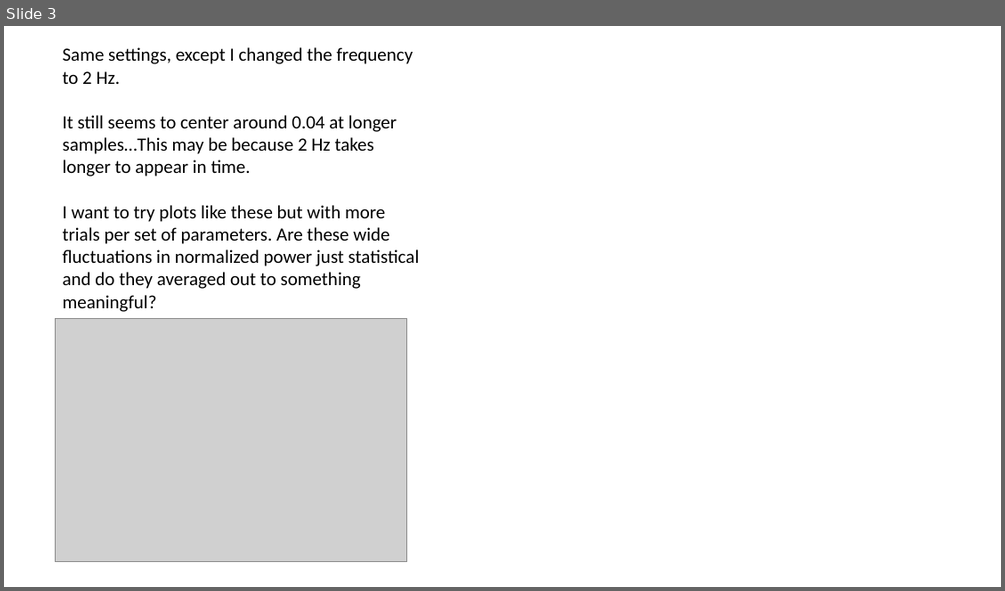
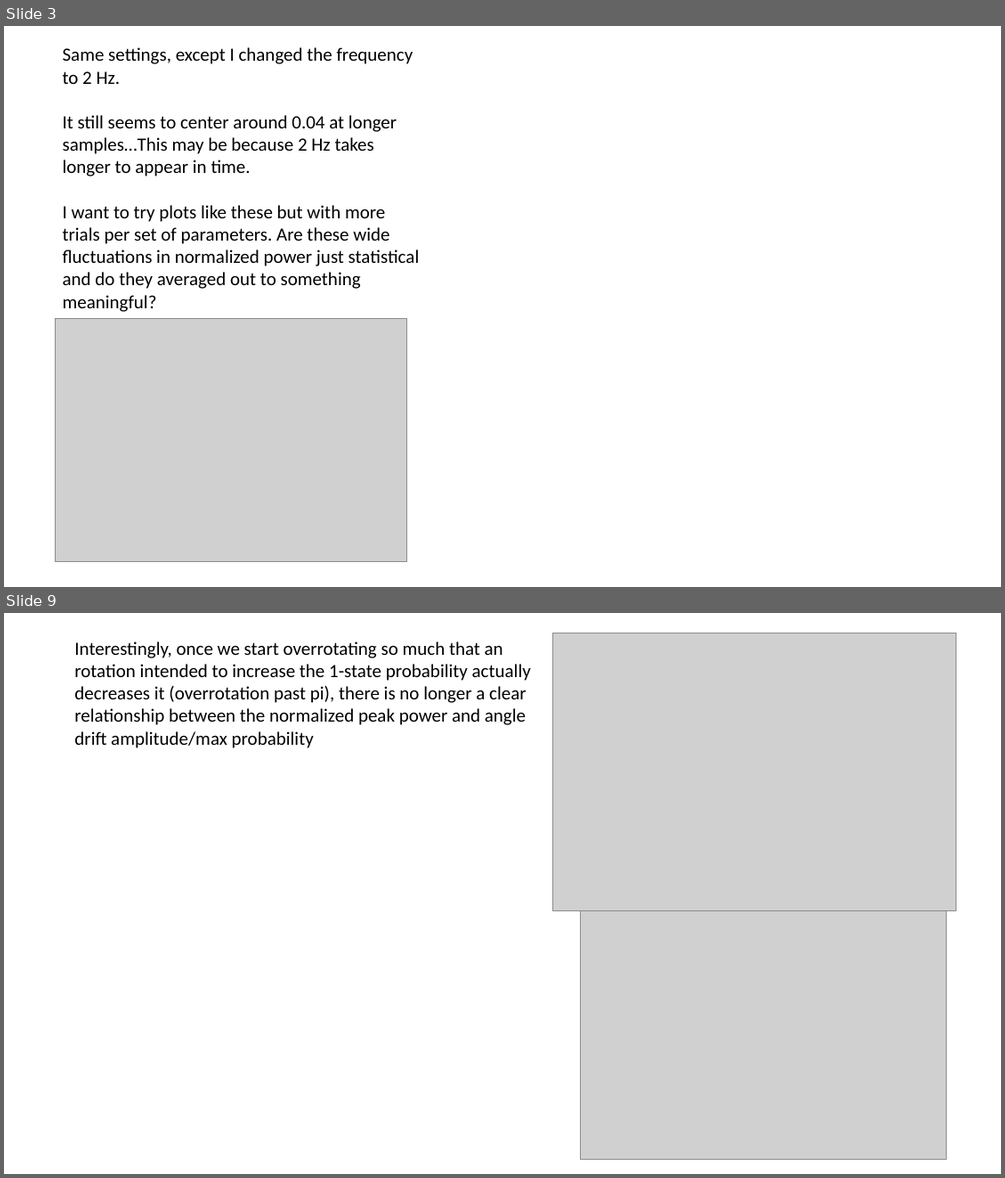
Before and after one commit to garretts-hub/GST_Work, a slide deck: Defining power.pptx. Shown one above the other, each under a label of ours: slide 3 before the commit, slides 3 and 9 after it; the slides between them are not shown. The pictures are 1005x591 and 1005x1178 pixels, drawn with LibreOffice and Linux fonts; fonts in the diff are those of the drawing; grey boxes stand for pictures. Boxes give left, top, right and bottom in pixels: in the first picture for what was removed or moved away, otherwise in the second. Text is boxed around its words. In the diff, an @@ line names an element or a change of style, - is before the commit and + after.

Commit message:
Mathematically relating power and prob

```diff
--- a/Defining power.pptx
+++ b/Defining power.pptx
@@ slide 9 added at bbox=[4, 613, 1001, 1174], background #FFFFFF @@
@@ picture added at bbox=[552, 633, 956, 910] @@
@@ text added at bbox=[74, 641, 531, 748], 18 pt, text #000000 @@
+Interestingly, once we start overrotating so much that an rotation intended to increase the 1-state probability actually decreases it (overrotation past pi), there is no longer a clear relationship between the normalized peak power and angle drift amplitude/max probability
@@ picture added at bbox=[580, 910, 946, 1159] @@
```
Also in this commit, not shown: 2 slides changed, 9 other slides added, 2 other files.
